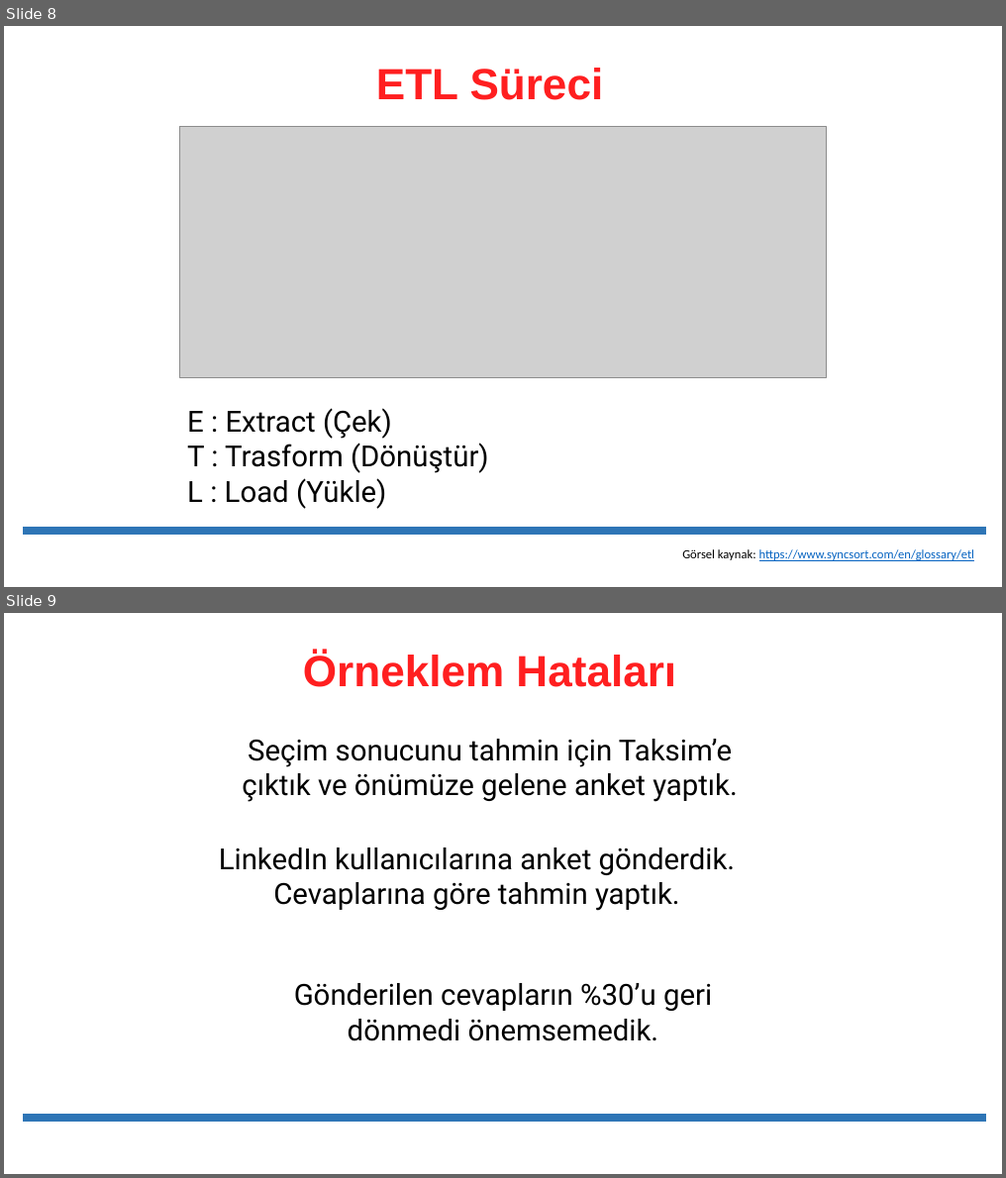
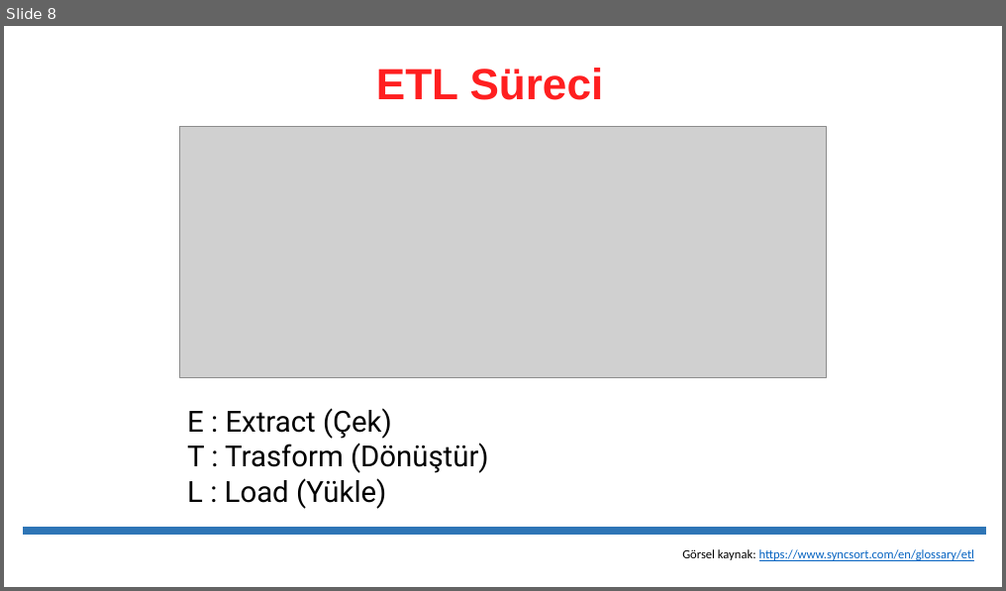
Before and after one commit to celiktenozkan/preprocessing-analysis-ml-dl-big-data, a slide deck: 08_ETL/01_ETL_Darawarehouse.pptx. Shown one above the other, each under a label of ours: slides 8 and 9 before the commit, slide 8 after it. The pictures are 1006x1178 and 1006x591 pixels, drawn with LibreOffice and Linux fonts; fonts in the diff are those of the drawing; grey boxes stand for pictures. Boxes give left, top, right and bottom in pixels: in the first picture for what was removed or moved away, otherwise in the second. Text is boxed around its words. In the diff, an @@ line names an element or a change of style, - is before the commit and + after.

```diff
--- a/08_ETL/01_ETL_Darawarehouse.pptx
+++ b/08_ETL/01_ETL_Darawarehouse.pptx
@@ slide 9 removed at (4,613,1002,1174), background #FFFFFF @@
@@ text removed at (303,652,676,687) @@
-Örneklem Hataları
@@ text removed at (242,739,738,802) @@
-Seçim sonucunu tahmin için Taksim’e çıktık ve önümüze gelene anket yaptık.
@@ text removed at (219,848,736,911) @@
-LinkedIn kullanıcılarına anket gönderdik. Cevaplarına göre tahmin yaptık.
@@ text removed at (294,983,712,1042) @@
-Gönderilen cevapların %30’u geri dönmedi önemsemedik.
@@ line removed from (23, 1118) to (986, 1118) @@
```
Also in this commit, not shown: 2 other slides removed, 8 other files.
